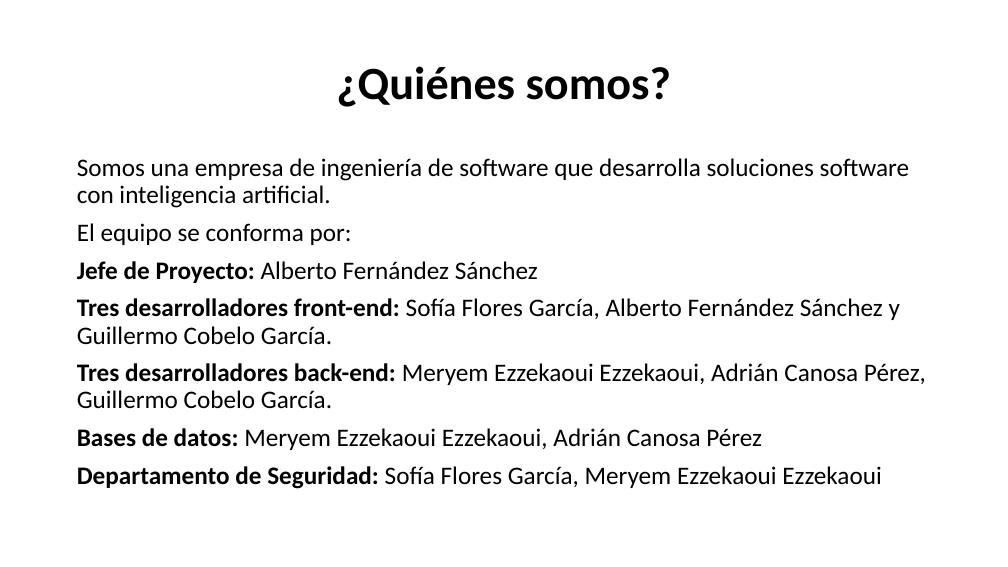
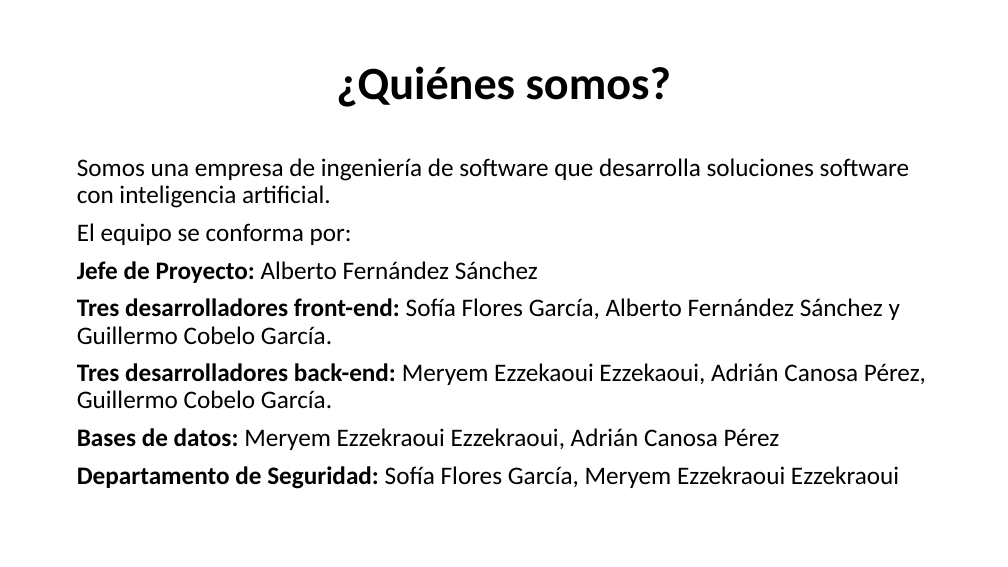
Before and after one commit to AlbertoGCID/XPED, a slide deck: slide 2 of CSMAG.pptx. Drawn at 1008x567 pixels with LibreOffice and Linux fonts; fonts in the diff are those of the drawing. Boxes give left, top, right and bottom in pixels: in the first picture for what was removed or moved away, otherwise in the second. Text is boxed around its words. In the diff, an @@ line names an element or a change of style, - is before the commit and + after.

```diff
--- a/CSMAG.pptx
+++ b/CSMAG.pptx
@@ text at bbox=[77, 428, 899, 489]: text changed @@
-Bases de datos: Meryem Ezzekaoui Ezzekaoui, Adrián Canosa Pérez
-Departamento de Seguridad: Sofía Flores García, Meryem Ezzekaoui Ezzekaoui
+Bases de datos: Meryem Ezzekraoui Ezzekraoui, Adrián Canosa Pérez
+Departamento de Seguridad: Sofía Flores García, Meryem Ezzekraoui Ezzekraoui
```
Also in this commit, not shown: 2 other slides changed, 1 slide added.
